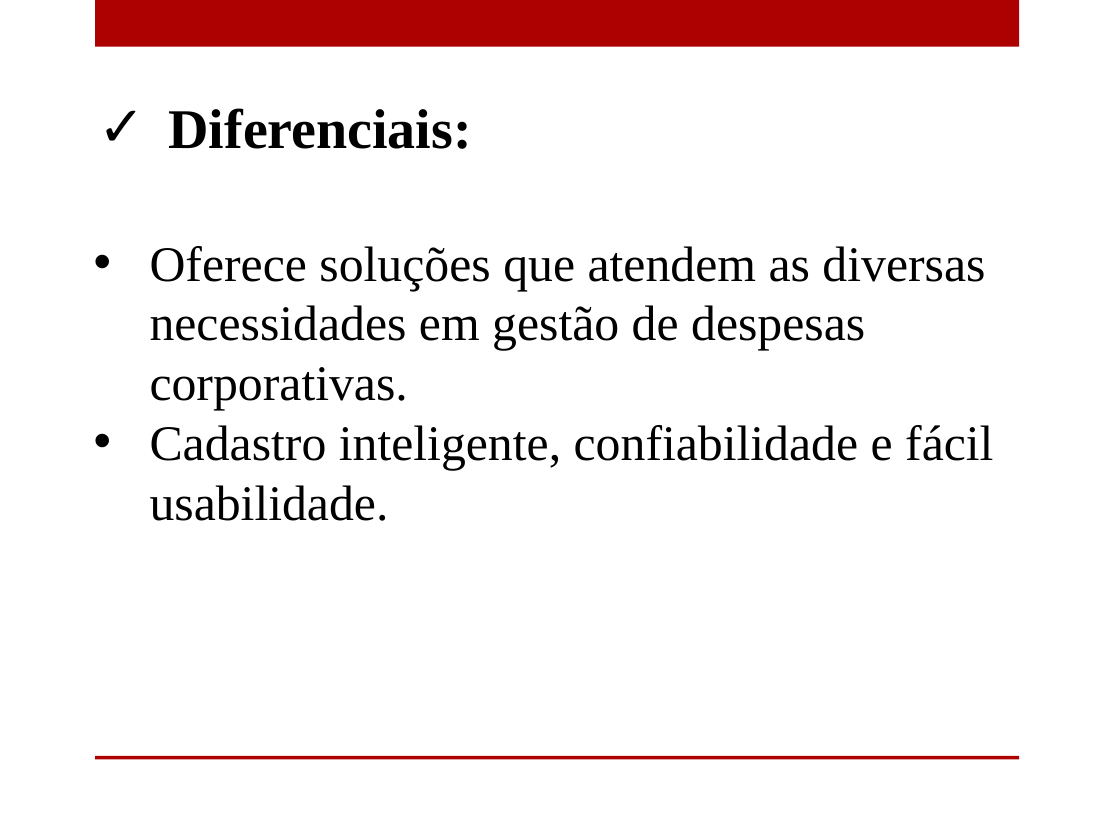
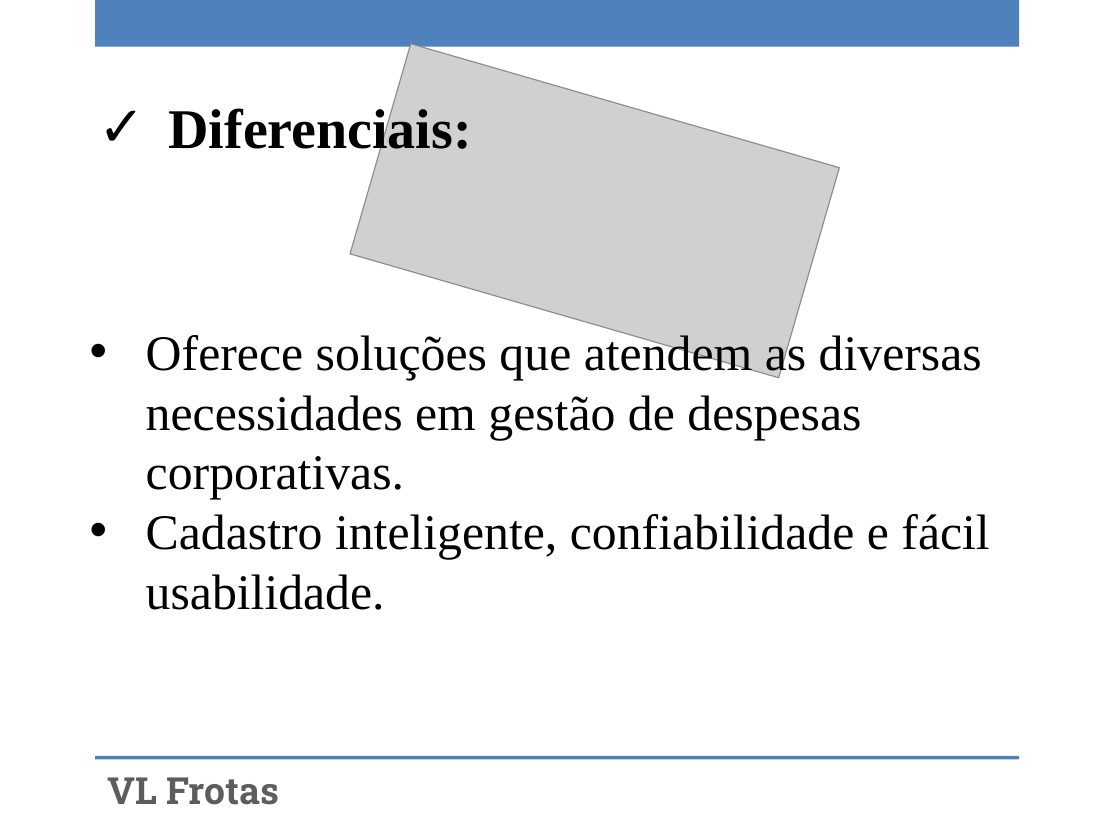
Before and after one commit to ProjetoAC/Lilian-ControleDeFrotas, a slide deck: slide 6 of Cadastro de Frotas- Apresentação.pptx. Drawn at 1120x840 pixels with LibreOffice and Linux fonts; fonts in the diff are those of the drawing; grey boxes stand for pictures; background and template pictures are left out. Boxes give left, top, right and bottom in pixels: in the first picture for what was removed or moved away, otherwise in the second. Text is boxed around its words. In the diff, an @@ line names an element or a change of style, - is before the commit and + after.

```diff
--- a/Cadastro de Frotas- Apresentação.pptx
+++ b/Cadastro de Frotas- Apresentação.pptx
@@ rectangle at bbox=[95, 0, 1019, 47]: fill #AD0101 to #4F81BD @@
@@ picture added at bbox=[350, 44, 839, 378] @@
@@ text "Oferece soluções que atendem as ..." rewrapped from bbox=[150, 246, 993, 521] to bbox=[146, 331, 989, 610] @@
@@ rectangle at bbox=[95, 756, 1019, 759]: fill #AD0101 to #4F81BD @@
@@ text added at bbox=[107, 777, 279, 805], 24 pt, text gradient #555555 to #5D5D5D to #000000, bold @@
+VL Frotas
```
Also in this commit, not shown: 7 other slides changed, 2 slides added, 2 slides removed, 1 other file.
